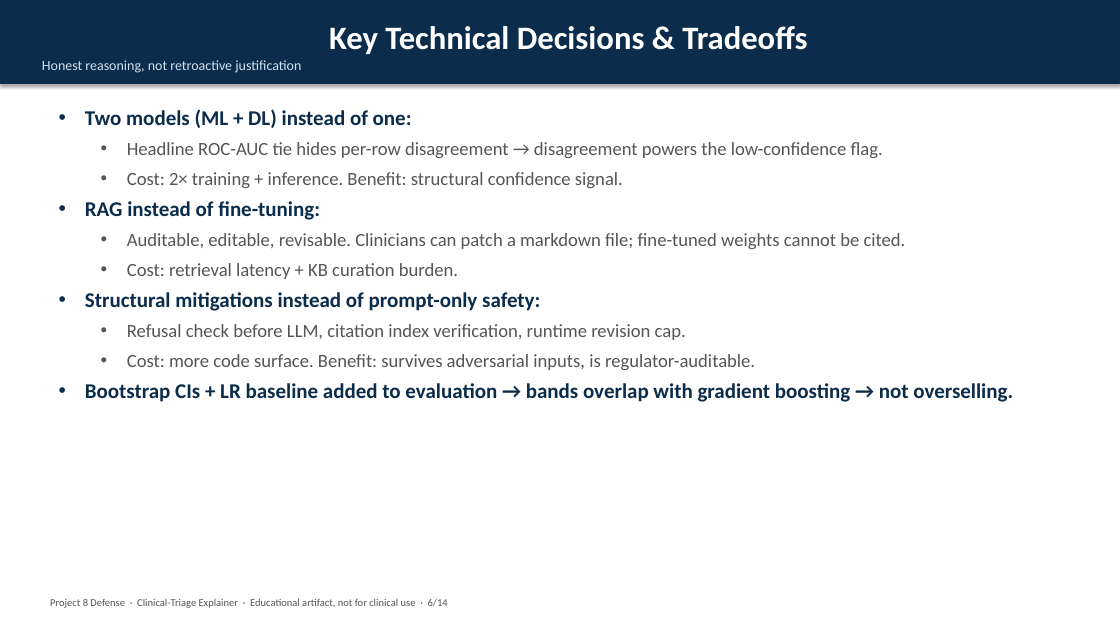
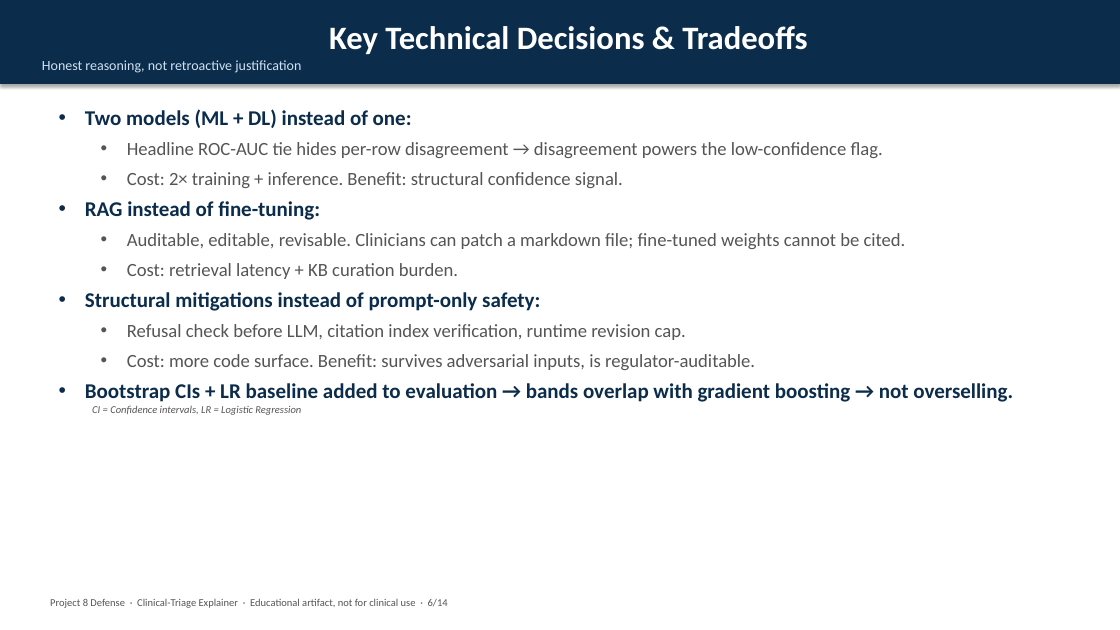
Before and after one commit to udacity-project-sidhu/industry-Integrated-AI-System, a slide deck: slide 6 of defense doc/Defense_Deck.pptx. Drawn at 1120x630 pixels with LibreOffice and Linux fonts; fonts in the diff are those of the drawing. Boxes give left, top, right and bottom in pixels: in the first picture for what was removed or moved away, otherwise in the second. Text is boxed around its words. In the diff, an @@ line names an element or a change of style, - is before the commit and + after.

```diff
--- a/defense doc/Defense_Deck.pptx
+++ b/defense doc/Defense_Deck.pptx
@@ text added at (92, 406, 301, 415), 9 pt, text #555555, italic @@
+CI = Confidence intervals, LR = Logistic Regression
```
Also in this commit, not shown: 1 other slide changed, 13 other files.
